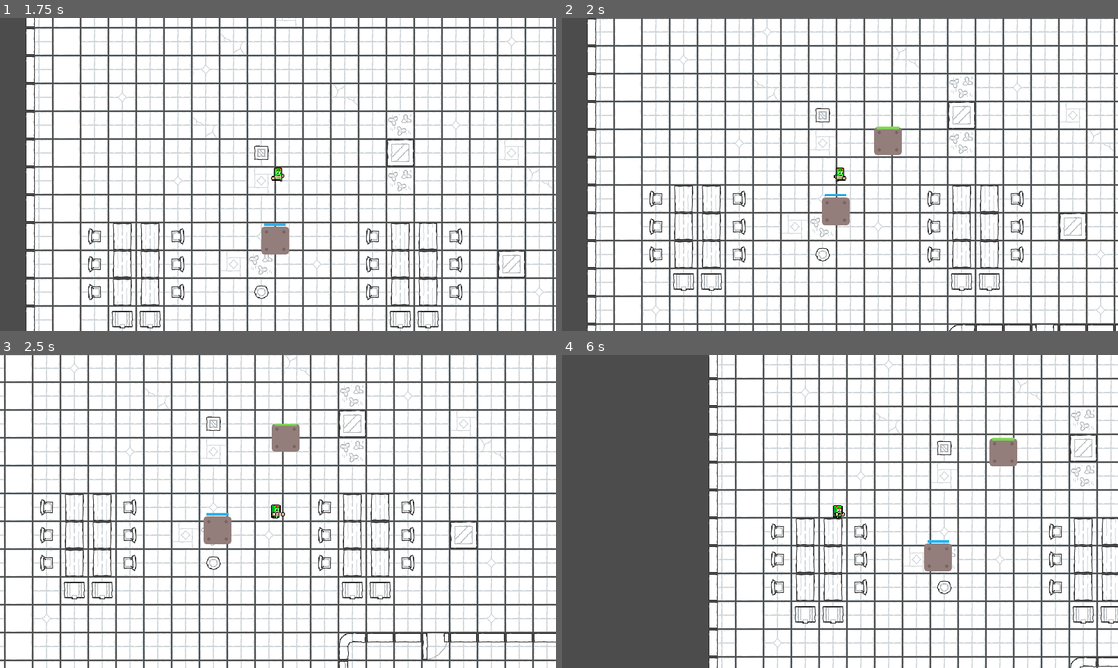
Above: before the commit, frames 1-4 (two rows, left to right).
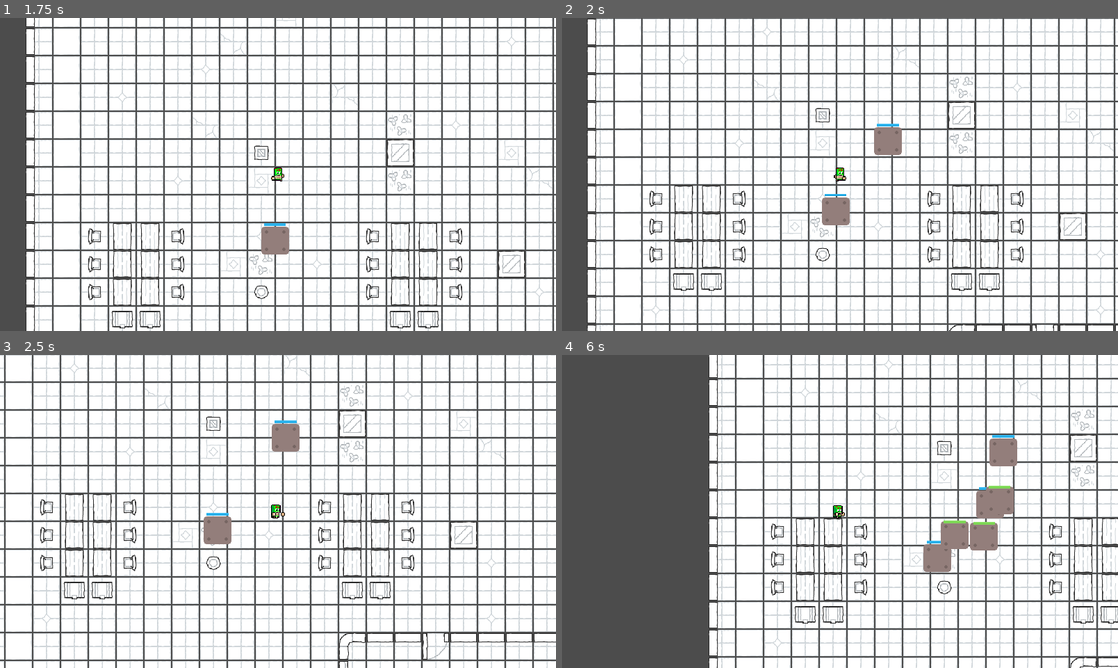
Above: after the commit, the same moments.

Repository: eduard-sukharev/UntitledGoshaGame
Game: Godot game, scene res://Scenes/Map1.tscn
Same seed, same stepped clock (60 frames per second), same inputs: the game is played once before the commit and once after it.
Inputs:
- Up to frame 1 (1.75 s): tap Enter (ui_accept) at 0.5, 0.77, 1.52 s; hold Right (ui_right) 0.53-1.28 s; hold Down (ui_down) from 1.28 s (still down)
- Up to frame 2 (2 s): keep holding Down (ui_down)
- Up to frame 3 (2.5 s): release Down (ui_down) at 2.03 s; hold Right (ui_right) from 2.03 s (still down)
- Up to frame 4 (6 s): release Right (ui_right) at 2.78 s; hold Up (ui_up) 2.78-3.53 s; tap Enter (ui_accept) at 3.02, 3.77, 4.52 s; hold Left (ui_left) 3.53-5.03 s; hold Down (ui_down) 5.03-5.78 s; hold Right (ui_right) from 5.78 s (still down)

Frame 1 is identical in both runs. In frame 2, less than 0.1% of the frame differs, in the area x 56-61%, y 33-36%; in frame 3, less than 0.1%; in frame 4, 1.7%, in the area x 65-82%, y 25-70%.

Commit message:
Minor cleanup

Diff:
--- a/Scripts/Task.gd
+++ b/Scripts/Task.gd
@@ -71,10 +71,7 @@
 
 func _generate_tech_debt():
 	if tech_debt_types.size() > 0:
-#		var tech_debt_type = tech_debt_types.get('types', {}).keys()[randi() % tech_debt_types.get('types', {}).size()]
-#		if tech_debt_type:
-#			$TaskSpawner.generate_task(tech_debt_types['types'][tech_debt_type])
-			$TaskSpawner.configure(tech_debt_types)
+		$TaskSpawner.configure(tech_debt_types)
 
 func _on_Destructable_is_destroyed():
 	grippers.clear()
--- a/Scripts/TaskSpawner.gd
+++ b/Scripts/TaskSpawner.gd
@@ -14,7 +14,7 @@
 
 func configure(config: Dictionary):
 	for type in config.get('types', {}):
-#		for i in range(3):
+		for i in range(3):
 			backlog.append(config)
 
 	task_scale = config.get('scale', 1.0)
